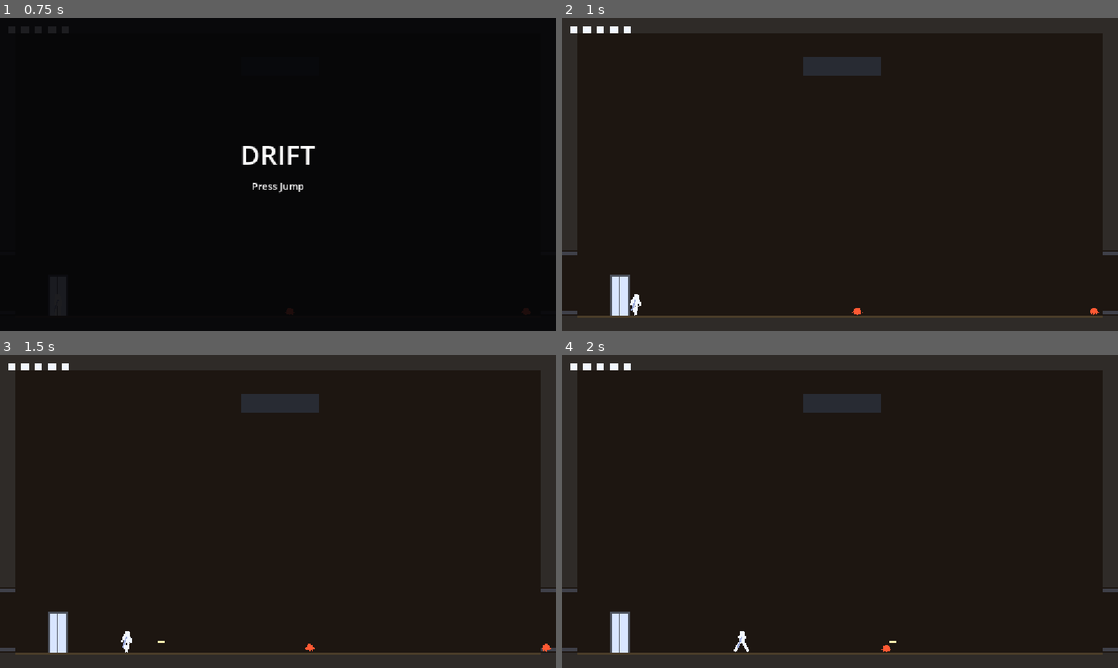
Above: before the commit, frames 1-4 (two rows, left to right).
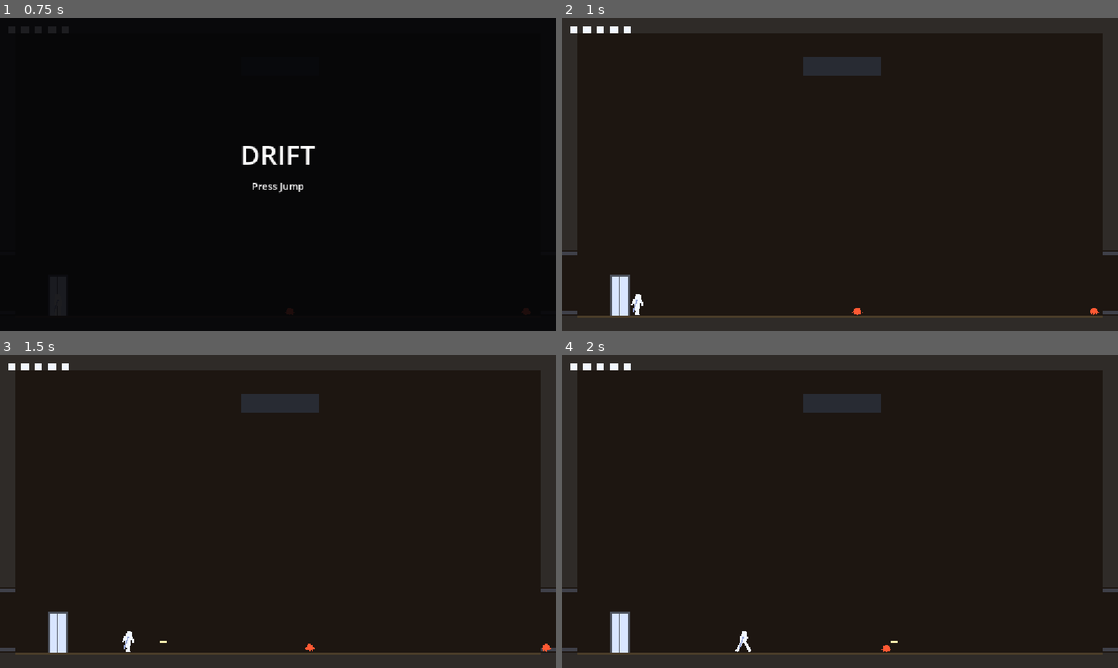
Above: after the commit, the same moments.

Repository: jeisenback/gooselamp-poc
Game: Godot game, scene res://scenes/Main.tscn
Two runs of this game, one before a commit and one after it. Both use one fixed random seed, a clock stepped at 60 frames per second and the inputs below.
Inputs (mouse positions are in pixels of both pictures, inside the frame that each line leads up to):
- Up to frame 1 (0.75 s): tap Enter at 0.5 s; move the mouse to (400, 158) at 0.52 s; hold D (move_right) from 0.53 s (still down); hold Shift (grab) from 0.53 s (still down); click (400, 158) at 0.67 s
- Up to frame 2 (1 s): keep holding D (move_right); keep holding Shift (grab); tap Space (jump) at 0.77 s
- Up to frame 3 (1.5 s): keep holding D (move_right); move the mouse to (166, 527) at 1.27 s; release Shift (grab) at 1.28 s; tap C (fire) at 1.35 s
- Up to frame 4 (2 s): keep holding D (move_right); tap Space (jump) at 1.52 s; tap Shift (grab) at 1.55 s

Frame 1 is identical in both runs. In frame 2, less than 0.1% of the frame differs, in the area x 12-15%, y 88-96%; in frame 3, less than 0.1%; in frame 4, less than 0.1%, in the area x 30-61%, y 88-95%.

Commit message:
Web build: keep text resources in the export; seed the compartment on room entry
The export's text-to-binary conversion dropped the room scenes' Bounds
override, so every room's compartment shrank to the Compartment scene's
800 by 600 default and the Dock's airlock sat outside it: the player
started in zero-g and the movement keys did nothing in the browser.
Text resources are now exported as they are, Game.enter seeds the
player's compartment directly, and the web workflow checks every room
in the exported pack before publishing.

Co-Authored-By: Claude Fable 5.1 <noreply@anthropic.com>
Claude-Session: https://claude.ai/code/session_012EQo3T3qMdBRqhJainQqiA

Diff:
--- a/project.godot
+++ b/project.godot
@@ -20,6 +20,10 @@
 window/size/viewport_height=648
 window/stretch/mode="canvas_items"
 window/stretch/aspect="expand"
+
+[editor]
+
+export/convert_text_resources_to_binary=false
 
 [input]
 
--- a/scripts/game.gd
+++ b/scripts/game.gd
@@ -55,8 +55,13 @@
 	else:
 		player.global_position = room.bounds().get_center()
 	player.velocity = velocity
+	player.grabbed = false
+	# Seed the compartment directly: the player is placed inside it, and
+	# whether the area reports the overlap is a platform detail (the web
+	# build never did for the first room, leaving the Dock in zero-g).
 	player.tracker.compartments.clear()
-	player.grabbed = false
+	if room.compartment != null and room.bounds().has_point(player.global_position):
+		player.enter_compartment(room.compartment)
 	var b := room.bounds()
 	camera.limit_left = int(b.position.x)
 	camera.limit_top = int(b.position.y)
--- /dev/null
+++ b/tests/check_pack.gd
@@ -0,0 +1,36 @@
+extends SceneTree
+
+## Checks an exported pack before it is published:
+##   godot --headless --main-pack build/web/index.pck -s tests/check_pack.gd
+## Every room must load from the pack with its full bounds: its exits'
+## arrival points and its airlock's spawn point inside them, and at least one
+## screen cell in size. An export once shrank every room to the Compartment
+## scene's default bounds (a text-to-binary conversion dropped the override),
+## which left the Dock's airlock outside its compartment and the start in zero-g.
+
+func _initialize() -> void:
+	_run.call_deferred()
+
+func _run() -> void:
+	var failures := 0
+	for name in WorldGraph.ROOMS:
+		var path := Game.scene_path(name)
+		if not ResourceLoader.exists(path):
+			print("  FAIL  %s: no scene in the pack" % name)
+			failures += 1
+			continue
+		var r: Room = load(path).instantiate()
+		root.add_child(r)
+		var b := r.bounds()
+		var ok := b.size.x >= 1152.0 and b.size.y >= 648.0
+		for e in r.exits():
+			ok = ok and b.has_point(e.arrival_point())
+		if r.checkpoint() != null:
+			ok = ok and b.has_point(r.checkpoint().spawn_point())
+		print("  %s  %s bounds=%s" % ["ok  " if ok else "FAIL", name, b.size])
+		if not ok:
+			failures += 1
+		root.remove_child(r)
+		r.free()
+	print("%d rooms, %d failed" % [WorldGraph.ROOMS.size(), failures])
+	quit(1 if failures > 0 else 0)
--- a/tests/test_game.gd
+++ b/tests/test_game.gd
@@ -125,3 +125,9 @@
 			assert_eq(g.room.room_name, e[0], "%s: stays in the room" % label)
 			assert_true(g.room.bounds().grow(-40.0).has_point(g.player.global_position), "%s: held well inside the room, at %s" % [label, g.player.global_position])
 			g.player.input_override.aim = Vector2.ZERO
+
+func test_entering_a_room_seeds_the_compartment_before_physics_runs() -> void:
+	var g := _game()
+	g.enter("Dock", "")
+	assert_eq(g.player.tracker.compartments.size(), 1, "inside the Dock's compartment at once, not a physics frame later")
+	assert_true(not g.player.in_zero_g(), "the Dock has gravity from the first frame")
Not shown, added: tests/check_pack.gd.uid
Not shown, changed: .github/workflows/web.yml
